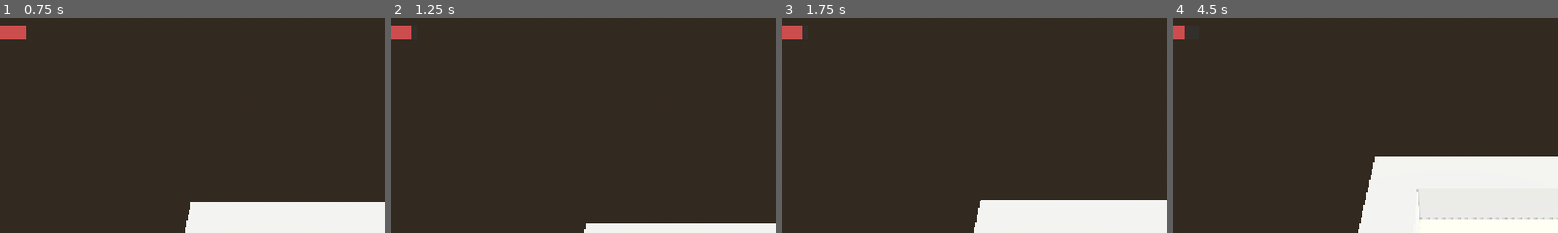
Above: before the commit, frames 1-4 (left to right).
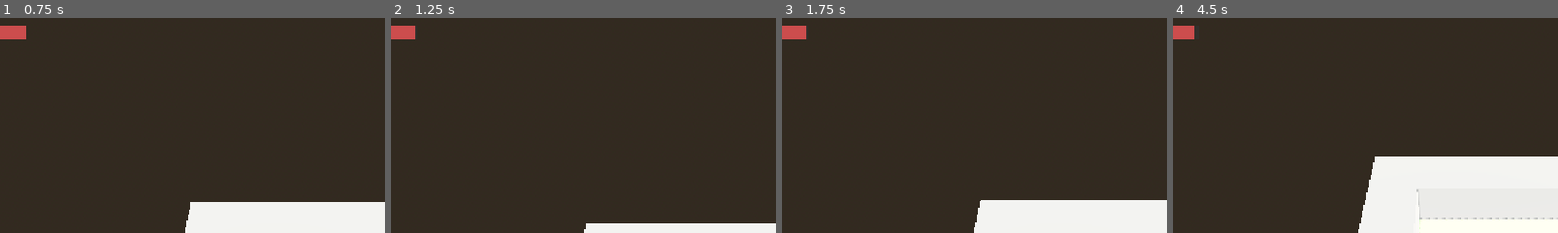
Above: after the commit, the same moments.

Repository: sirdik/zola-game-1
Game: Godot game, scene res://game/world/Forest.tscn
The game is run twice, just before and just after one commit, with the same random seed, the same clock (stepped at 60 frames per second) and the same inputs.
Inputs:
- Up to frame 1 (0.75 s): tap Enter (p1_action) at 0.5, 0.6 s; hold Up (p1_move_forward) from 0.53 s (still down)
- Up to frame 2 (1.25 s): keep holding Up (p1_move_forward); tap Space (p1_jump) at 0.77 s
- Up to frame 3 (1.75 s): release Up (p1_move_forward) at 1.28 s; hold Down (p1_move_back) from 1.28 s (still down); tap Enter (p1_action) at 1.35 s; tap Space (p1_jump) at 1.52 s
- Up to frame 4 (4.5 s): release Down (p1_move_back) at 2.03 s; hold Up (p1_move_forward) 2.03-3.53 s; tap Enter (p1_action) every 0.75 s from 2.1 to 4.35 s; tap Space (p1_jump) at 3.02, 3.77 s; hold Down (p1_move_back) from 3.53 s (still down)
The pictures show only the part of the screen within x 15-65%, y 6-56%; the shares and areas given below are measured in that part.

Frame 1 is identical in both runs. In frame 2, less than 0.1% of the frame differs, in the area x 5-7%, y 3-10%; in frame 3, less than 0.1%; in frame 4, 0.2%, in the area x 3-6%, y 3-10%.

Commit message:
Slow down energy drain rates
Co-Authored-By: Claude Sonnet 5 <noreply@anthropic.com>
Claude-Session: https://claude.ai/code/session_014rTmxJaND9vaABnW6Byv9U

Diff:
--- a/game/player/player.gd
+++ b/game/player/player.gd
@@ -8,9 +8,9 @@
 @export var jump_velocity: float = 5.0
 @export var turn_speed: float = 10.0
 
-const IDLE_DRAIN := 0.5
-const MOVE_DRAIN := 1.0
-const JUMP_DRAIN := 3.0
+const IDLE_DRAIN := 0.1
+const MOVE_DRAIN := 0.3
+const JUMP_DRAIN := 1.0
 
 var _gravity: float = float(ProjectSettings.get_setting("physics/3d/default_gravity", 9.8))
 
